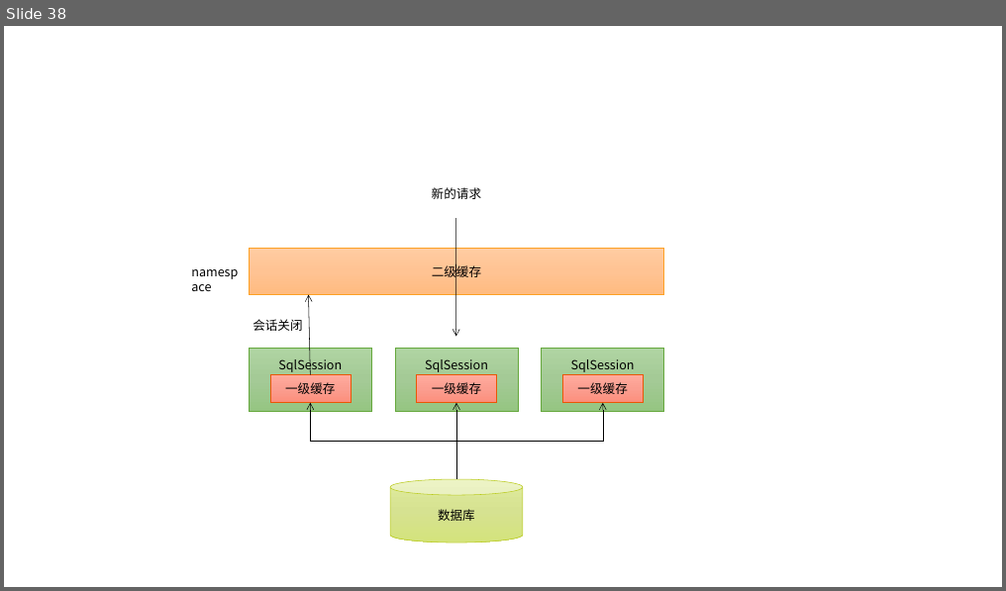
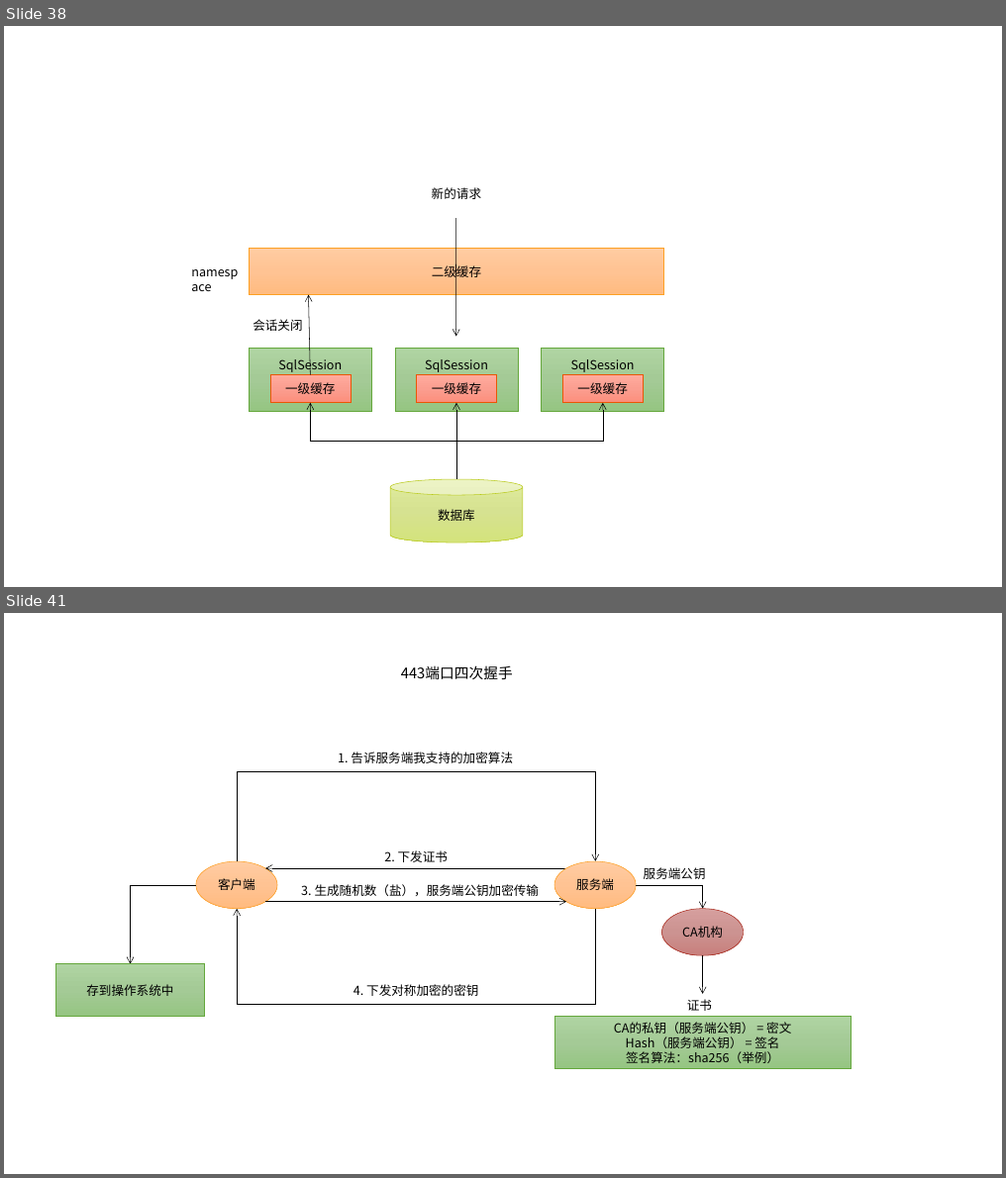
Before and after one commit to rkzlym/keith-book, a slide deck: docs/Image.pptx. Shown one above the other, each under a label of ours: slide 38 before the commit, slides 38 and 41 after it; the slides between them are not shown. The pictures are 1006x591 and 1006x1178 pixels, drawn with LibreOffice and Linux fonts; fonts in the diff are those of the drawing. Boxes give left, top, right and bottom in pixels: in the first picture for what was removed or moved away, otherwise in the second. Text is boxed around its words. In the diff, an @@ line names an element or a change of style, - is before the commit and + after.

```diff
--- a/docs/Image.pptx
+++ b/docs/Image.pptx
@@ slide 41 added at (x1=4, y1=613, x2=1002, y2=1174), background #FFFFFF @@
@@ text added at (x1=401, y1=665, x2=513, y2=679), 14 pt, text #000000 @@
+443端口四次握手
@@ text added at (x1=338, y1=752, x2=513, y2=763), 12 pt, text #000000 @@
+1. 告诉服务端我支持的加密算法
@@ elbow arrow added from (237, 861) to (595, 861), #000000 0.5 pt @@
@@ ellipse added at (x1=196, y1=861, x2=277, y2=909), fill gradient #FFCDA3 to #FFC494 to #FFBC81, outline #FDA023 0.5 pt, 12 pt, text #000000 @@
+客户端
@@ arrow added from (566, 868) to (265, 868), #000000 0.5 pt @@
@@ text added at (x1=384, y1=851, x2=448, y2=862), 12 pt, text #000000 @@
+2. 下发证书
@@ ellipse added at (x1=554, y1=861, x2=636, y2=909), fill gradient #FFCDA3 to #FFC494 to #FFBC81, outline #FDA023 0.5 pt, 12 pt, text #000000 @@
+服务端
@@ text added at (x1=644, y1=867, x2=706, y2=879), 12 pt, text #000000 @@
+服务端公钥
@@ elbow arrow added from (196, 885) to (131, 964), #000000 0.5 pt @@
@@ elbow arrow added from (595, 909) to (237, 909), #000000 0.5 pt @@
@@ arrow added from (265, 902) to (566, 902), #000000 0.5 pt @@
@@ text added at (x1=301, y1=884, x2=540, y2=896), 12 pt, text #000000 @@
+3. 生成随机数（盐），服务端公钥加密传输
@@ elbow arrow added from (636, 885) to (703, 909), #000000 0.5 pt @@
@@ ellipse added at (x1=662, y1=909, x2=744, y2=956), fill gradient #D7A09E to #CC9391 to #C97F7D, outline #AA2B1E 0.5 pt, 12 pt, text #000000 @@
+CA机构
@@ rectangle added at (x1=55, y1=964, x2=205, y2=1017), fill gradient #B0D4A3 to #A4CA96 to #95C683, outline #64A73B 0.5 pt, 12 pt, text #000000 @@
+存到操作系统中
@@ arrow added from (703, 956) to (703, 994), #000000 0.5 pt @@
@@ text added at (x1=353, y1=984, x2=478, y2=996), 12 pt, text #000000 @@
+4. 下发对称加密的密钥
@@ rectangle added at (x1=555, y1=1017, x2=851, y2=1069), fill gradient #B0D4A3 to #A4CA96 to #95C683, outline #64A73B 0.5 pt, 12 pt, text #000000 @@
+CA的私钥（服务端公钥） = 密文
+Hash（服务端公钥） = 签名
+签名算法：sha256（举例）
@@ text added at (x1=687, y1=999, x2=712, y2=1011), 12 pt, text #000000 @@
+证书
```
Also in this commit, not shown: 2 other slides added, 11 other files.
